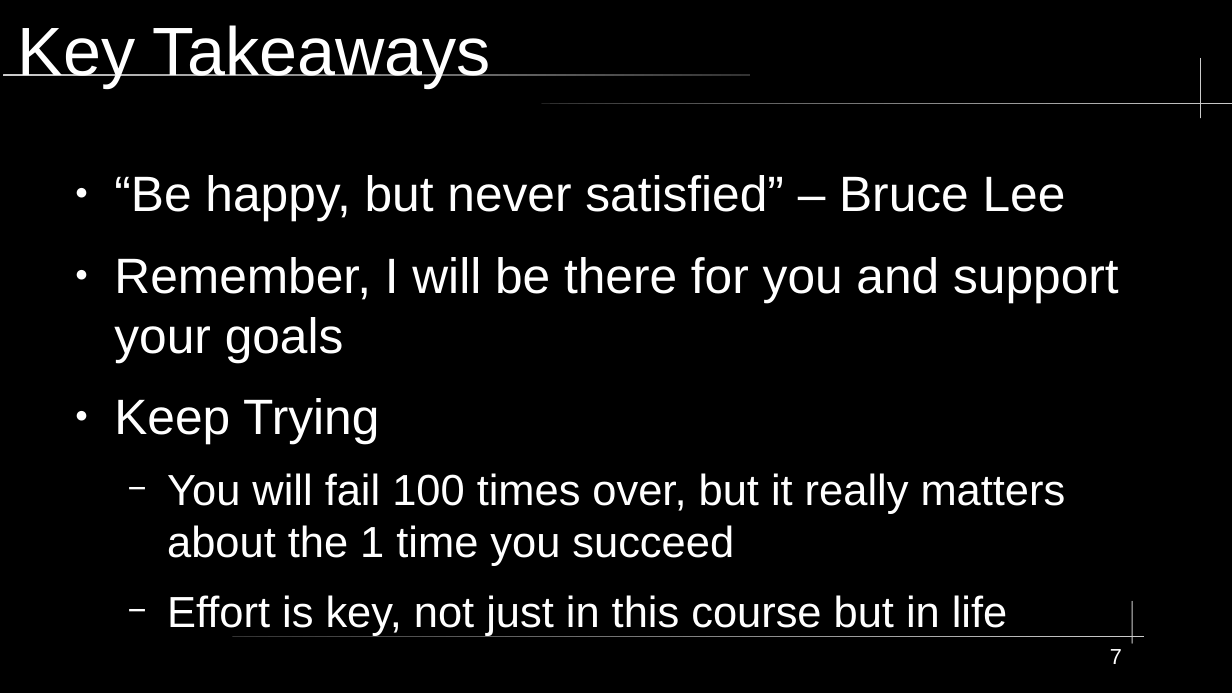
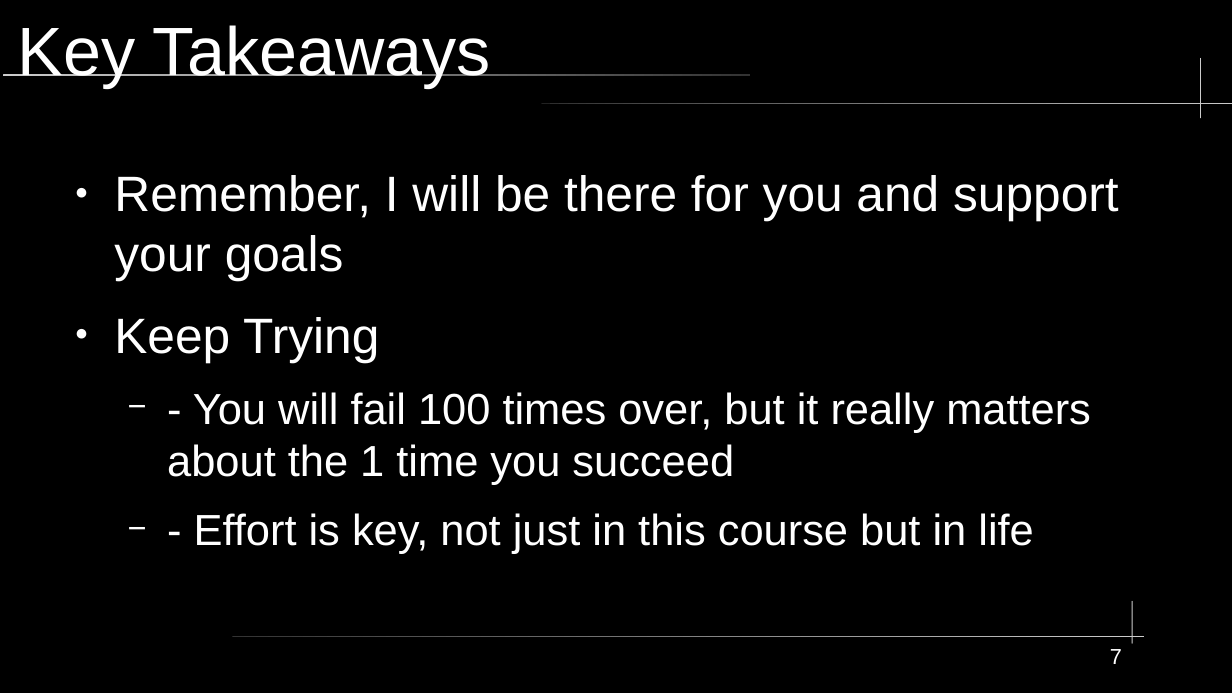
Before and after one commit to xXxSpicyBoiiixXx/COMPSFI-212, a slide deck: slide 7 of Fall2025-Introductions.odp. Drawn at 1232x693 pixels with LibreOffice and Linux fonts; fonts in the diff are those of the drawing. Boxes give left, top, right and bottom in pixels: in the first picture for what was removed or moved away, otherwise in the second. Text is boxed around its words. In the diff, an @@ line names an element or a change of style, - is before the commit and + after.

```diff
--- a/Fall2025-Introductions.odp
+++ b/Fall2025-Introductions.odp
@@ text at <box>114,175,1066,221</box>: paragraph removed @@
-● “Be happy, but never satisfied” – Bruce Lee
@@ text at <box>167,392,1091,554</box>: text changed @@
-  − You will fail 100 times over, but it really matters about the 1 time you succeed
-  − Effort is key, not just in this course but in life
+  − - You will fail 100 times over, but it really matters about the 1 time you succeed
+  − - Effort is key, not just in this course but in life
```
Also in this commit, not shown: 3 other slides changed, 1 slide added, 1 slide removed, 5 other files.
